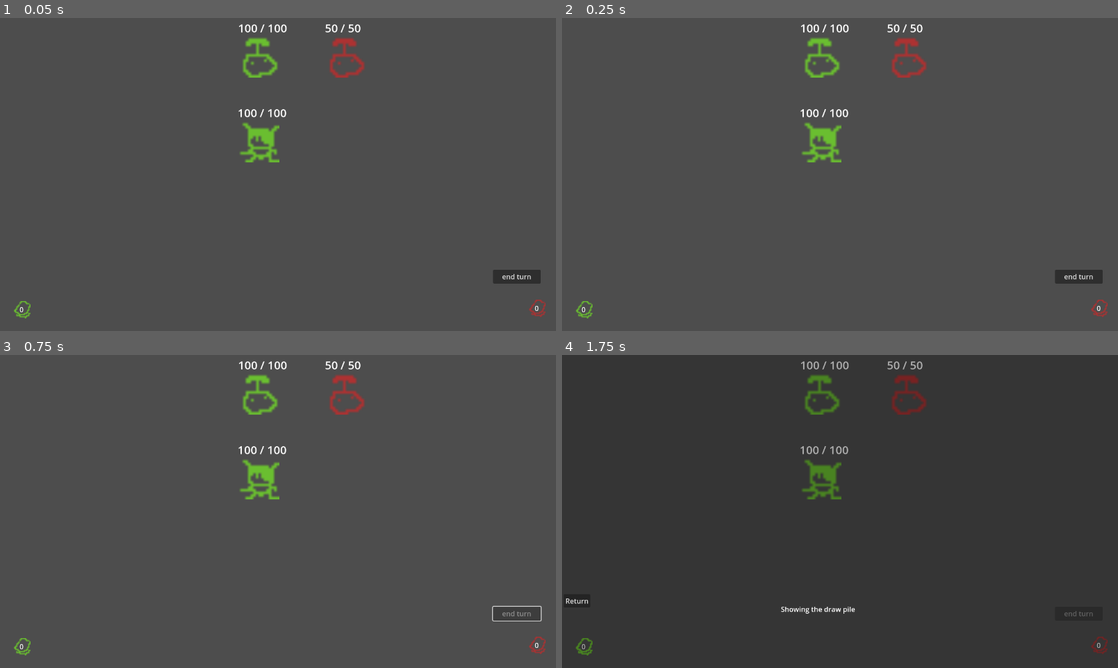
Above: before the commit, frames 1-4 (two rows, left to right).
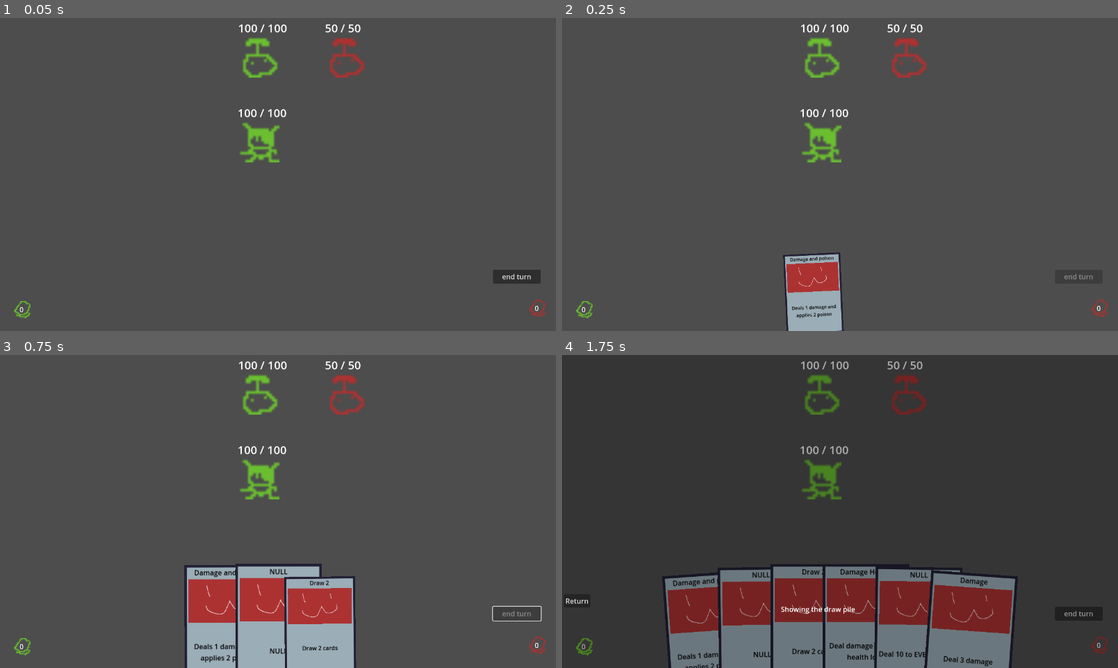
Above: after the commit, the same moments.

Repository: Saplings-Projects/1M_sub
Game: Godot game, scene res://#Scenes/TestingScene.tscn
The game is run twice, just before and just after one commit, with the same random seed, the same clock (stepped at 60 frames per second) and the same inputs.
Inputs (mouse positions are in pixels of both pictures, inside the frame that each line leads up to):
- Up to frame 1 (0.05 s): no input
- Up to frame 2 (0.25 s): no input
- Up to frame 3 (0.75 s): click (517, 614) at 0.5 s, where only the run before the commit has a clickable "end turn"
- Up to frame 4 (1.75 s): click "0" at 1.25 s

Frame 1 is identical in both runs. In frame 2, 2.5% of the frame differs, in the area x 39-96%, y 74-100%; in frame 3, 9.8%; in frame 4, 19%, in the area x 18-96%, y 66-100%.
Error before the commit: Parse Error: Function "get_effects_target_all()" not found in base self. (res://Cards/CardBase.gd:46)

Commit message:
renamed function get_all_effects

Diff:
--- a/Cards/CardBase.gd
+++ b/Cards/CardBase.gd
@@ -64,7 +64,7 @@
 
 	return target_effects
 
-func get_all_effects() -> Array[EffectData]:
+func get_effects_target_all() -> Array[EffectData]:
 	var All_effects: Array[EffectData] = []
 
 	for effect_data: EffectData in card_effects_data:
